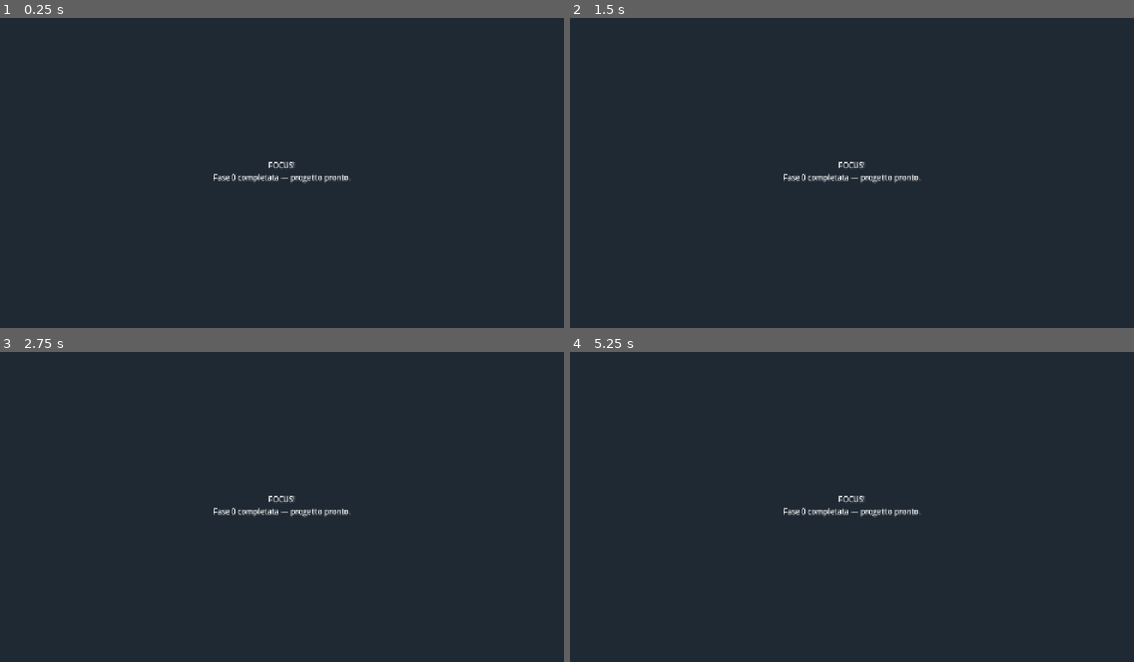
Above: before the commit, frames 1-4 (two rows, left to right).
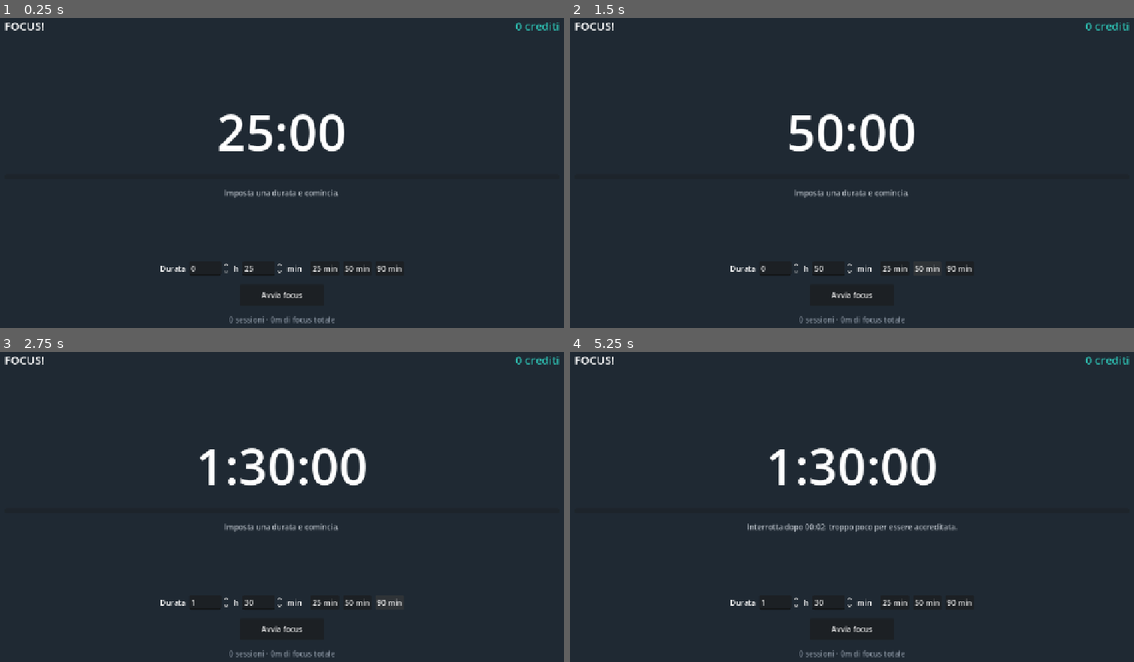
Above: after the commit, the same moments.

Repository: GabrieleFiorucci03/FOCUS-
Game: Godot game, scene res://scenes/main/Main.tscn
Same seed, same stepped clock (60 frames per second), same inputs: the game is played once before the commit and once after it.
Inputs (mouse positions are in pixels of both pictures, inside the frame that each line leads up to):
- Up to frame 1 (0.25 s): no input
- Up to frame 2 (1.5 s): click (897, 269) at 0.5 s, where only the run after the commit has a clickable "25 min"; click (925, 269) at 1.25 s, where only the run after the commit has a clickable "50 min"
- Up to frame 3 (2.75 s): click (389, 603) at 2 s, where only the run after the commit has a clickable "90 min"
- Up to frame 4 (5.25 s): click (852, 627) at 2.75 s, where only the run after the commit has a clickable "Avvia focus"; click (812, 627) at 3.5 s, where only the run after the commit has a clickable "Pausa"; click (812, 627) at 4.25 s, where only the run after the commit has a clickable "Riprendi"; click (891, 627) at 5 s, where only the run after the commit has a clickable "Termina"

The runs differ from the first frame. In frame 1, 2.7% of the frame differs, in the area x 0-100%, y 1-99%; in frame 2, 2.8%; in frame 3, 3.0%; in frame 4, 3.2%.

Commit message:
Fase 1: timer, crediti e salvataggio
Core loop completo, l'app e gia usabile senza il 3D.

- Config: autoload che legge data/economy.json, con default di sicurezza
- SaveManager: JSON in user://, innesto sui default in caricamento cosi un
  salvataggio vecchio sopravvive all'aggiunta di chiavi nuove
- FocusTimer: countdown su orologio monotono (Time.get_ticks_msec) invece
  che sui delta di frame, per non falsare la misura su sessioni lunghe
- FocusScreen: durata libera + preset, pausa/riprendi, barra di avanzamento,
  crediti e statistiche a schermo
- I crediti frazionari non si perdono: il resto passa alla sessione dopo

Co-Authored-By: Claude Opus 5 <noreply@anthropic.com>

Diff:
--- /dev/null
+++ b/data/economy.json
@@ -0,0 +1,15 @@
+{
+	"_commento": "Tutti i numeri dell'economia. Modifica qui e riavvia l'app: non serve toccare il codice.",
+
+	"credits_per_hour": 10.0,
+	"credits_on_early_stop": true,
+	"min_session_seconds": 60,
+
+	"_commento_prezzi": "Prezzi provvisori per categoria (Fase 4 li collegherà ai singoli ID del catalogo).",
+	"prices": {
+		"NAT_TREE": 2,
+		"ROAD": 3,
+		"RES_LOW": 8,
+		"RES_MID": 25
+	}
+}
--- a/project.godot
+++ b/project.godot
@@ -11,6 +11,11 @@
 config/features=PackedStringArray("4.7", "Forward Plus")
 config/icon="res://icon.svg"
 
+[autoload]
+
+Config="*res://scripts/autoload/config.gd"
+SaveManager="*res://scripts/autoload/save_manager.gd"
+
 [display]
 
 window/size/viewport_width=1280
--- /dev/null
+++ b/scenes/focus/FocusScreen.tscn
@@ -0,0 +1,159 @@
+[gd_scene load_steps=3 format=3]
+
+[ext_resource type="Script" path="res://scripts/focus/focus_screen.gd" id="1_screen"]
+[ext_resource type="Script" path="res://scripts/focus/focus_timer.gd" id="2_timer"]
+
+[node name="FocusScreen" type="Control"]
+layout_mode = 3
+anchors_preset = 15
+anchor_right = 1.0
+anchor_bottom = 1.0
+grow_horizontal = 2
+grow_vertical = 2
+script = ExtResource("1_screen")
+
+[node name="FocusTimer" type="Node" parent="."]
+script = ExtResource("2_timer")
+
+[node name="Sfondo" type="ColorRect" parent="."]
+layout_mode = 1
+anchors_preset = 15
+anchor_right = 1.0
+anchor_bottom = 1.0
+grow_horizontal = 2
+grow_vertical = 2
+color = Color(0.121569, 0.160784, 0.2, 1)
+
+[node name="Margini" type="MarginContainer" parent="."]
+layout_mode = 1
+anchors_preset = 15
+anchor_right = 1.0
+anchor_bottom = 1.0
+grow_horizontal = 2
+grow_vertical = 2
+theme_override_constants/margin_left = 48
+theme_override_constants/margin_top = 32
+theme_override_constants/margin_right = 48
+theme_override_constants/margin_bottom = 32
+
+[node name="Colonna" type="VBoxContainer" parent="Margini"]
+layout_mode = 2
+theme_override_constants/separation = 18
+
+[node name="BarraSuperiore" type="HBoxContainer" parent="Margini/Colonna"]
+layout_mode = 2
+
+[node name="Titolo" type="Label" parent="Margini/Colonna/BarraSuperiore"]
+layout_mode = 2
+size_flags_horizontal = 3
+theme_override_font_sizes/font_size = 24
+text = "FOCUS!"
+vertical_alignment = 1
+
+[node name="Crediti" type="Label" parent="Margini/Colonna/BarraSuperiore"]
+unique_name_in_owner = true
+layout_mode = 2
+theme_override_colors/font_color = Color(0.180392, 0.768627, 0.713726, 1)
+theme_override_font_sizes/font_size = 24
+text = "0 crediti"
+vertical_alignment = 1
+
+[node name="SpazioAlto" type="Control" parent="Margini/Colonna"]
+layout_mode = 2
+size_flags_vertical = 3
+
+[node name="Tempo" type="Label" parent="Margini/Colonna"]
+unique_name_in_owner = true
+layout_mode = 2
+theme_override_font_sizes/font_size = 108
+text = "25:00"
+horizontal_alignment = 1
+
+[node name="Progresso" type="ProgressBar" parent="Margini/Colonna"]
+unique_name_in_owner = true
+custom_minimum_size = Vector2(0, 10)
+layout_mode = 2
+value = 0.0
+show_percentage = false
+
+[node name="Stato" type="Label" parent="Margini/Colonna"]
+unique_name_in_owner = true
+layout_mode = 2
+theme_override_colors/font_color = Color(0.701961, 0.729412, 0.760784, 1)
+text = "Imposta una durata e comincia."
+horizontal_alignment = 1
+autowrap_mode = 3
+
+[node name="SpazioBasso" type="Control" parent="Margini/Colonna"]
+layout_mode = 2
+size_flags_vertical = 3
+
+[node name="RigaDurata" type="HBoxContainer" parent="Margini/Colonna"]
+unique_name_in_owner = true
+layout_mode = 2
+theme_override_constants/separation = 8
+alignment = 1
+
+[node name="EtichettaDurata" type="Label" parent="Margini/Colonna/RigaDurata"]
+layout_mode = 2
+text = "Durata"
+vertical_alignment = 1
+
+[node name="Ore" type="SpinBox" parent="Margini/Colonna/RigaDurata"]
+unique_name_in_owner = true
+layout_mode = 2
+max_value = 12.0
+
+[node name="EtichettaOre" type="Label" parent="Margini/Colonna/RigaDurata"]
+layout_mode = 2
+text = "h"
+vertical_alignment = 1
+
+[node name="Minuti" type="SpinBox" parent="Margini/Colonna/RigaDurata"]
+unique_name_in_owner = true
+layout_mode = 2
+max_value = 59.0
+value = 25.0
+
+[node name="EtichettaMinuti" type="Label" parent="Margini/Colonna/RigaDurata"]
+layout_mode = 2
+text = "min"
+vertical_alignment = 1
+
+[node name="Separatore" type="VSeparator" parent="Margini/Colonna/RigaDurata"]
+layout_mode = 2
+
+[node name="Preset" type="HBoxContainer" parent="Margini/Colonna/RigaDurata"]
+unique_name_in_owner = true
+layout_mode = 2
+theme_override_constants/separation = 8
+
+[node name="Comandi" type="HBoxContainer" parent="Margini/Colonna"]
+layout_mode = 2
+theme_override_constants/separation = 12
+alignment = 1
+
+[node name="Avvia" type="Button" parent="Margini/Colonna/Comandi"]
+unique_name_in_owner = true
+custom_minimum_size = Vector2(180, 46)
+layout_mode = 2
+text = "Avvia focus"
+
+[node name="Pausa" type="Button" parent="Margini/Colonna/Comandi"]
+unique_name_in_owner = true
+custom_minimum_size = Vector2(150, 46)
+layout_mode = 2
+text = "Pausa"
+
+[node name="Annulla" type="Button" parent="Margini/Colonna/Comandi"]
+unique_name_in_owner = true
+custom_minimum_size = Vector2(150, 46)
+layout_mode = 2
+text = "Termina"
+
+[node name="Statistiche" type="Label" parent="Margini/Colonna"]
+unique_name_in_owner = true
+layout_mode = 2
+theme_override_colors/font_color = Color(0.545098, 0.588235, 0.639216, 1)
+text = "0 sessioni · 0m di focus totale"
+horizontal_alignment = 1
--- a/scenes/main/Main.tscn
+++ b/scenes/main/Main.tscn
@@ -1,28 +1,14 @@
-[gd_scene format=3]
+[gd_scene load_steps=2 format=3]
+
+[ext_resource type="PackedScene" path="res://scenes/focus/FocusScreen.tscn" id="1_focus"]
 
 [node name="Main" type="Control"]
+layout_mode = 3
 anchors_preset = 15
 anchor_right = 1.0
 anchor_bottom = 1.0
 grow_horizontal = 2
 grow_vertical = 2
 
-[node name="Background" type="ColorRect" parent="."]
-anchors_preset = 15
-anchor_right = 1.0
-anchor_bottom = 1.0
-grow_horizontal = 2
-grow_vertical = 2
-color = Color(0.121569, 0.160784, 0.2, 1)
-
-[node name="Center" type="CenterContainer" parent="."]
-anchors_preset = 15
-anchor_right = 1.0
-anchor_bottom = 1.0
-grow_horizontal = 2
-grow_vertical = 2
-
-[node name="Titolo" type="Label" parent="Center"]
-text = "FOCUS!
-Fase 0 completata — progetto pronto."
-horizontal_alignment = 1
+[node name="FocusScreen" parent="." instance=ExtResource("1_focus")]
+layout_mode = 1
--- /dev/null
+++ b/scripts/autoload/config.gd
@@ -0,0 +1,64 @@
+extends Node
+## Valori dell'economia in un unico posto.
+##
+## I numeri vivono in res://data/economy.json così si ritoccano senza toccare il
+## codice. Se il file manca o è rotto si usano i DEFAULTS e si segnala l'errore.
+
+const CONFIG_PATH := "res://data/economy.json"
+
+## Rete di sicurezza: usati solo se economy.json non è leggibile.
+const DEFAULTS := {
+	"credits_per_hour": 10.0,
+	"credits_on_early_stop": true,
+	"min_session_seconds": 60,
+	"prices": {
+		"NAT_TREE": 2,
+		"ROAD": 3,
+		"RES_LOW": 8,
+		"RES_MID": 25,
+	},
+}
+
+## Crediti guadagnati per un'ora piena di focus.
+var credits_per_hour: float = float(DEFAULTS["credits_per_hour"])
+
+## Se true una sessione interrotta a mano accredita comunque il tempo svolto.
+var credits_on_early_stop: bool = bool(DEFAULTS["credits_on_early_stop"])
+
+## Sotto questa soglia un'interruzione manuale non accredita nulla.
+var min_session_seconds: int = int(DEFAULTS["min_session_seconds"])
+
+## Prezzi provvisori per prefisso di categoria. La Fase 4 li collegherà ai
+## singoli ID di assets/models/generated/catalog.json.
+var prices: Dictionary = (DEFAULTS["prices"] as Dictionary).duplicate()
+
+
+func _ready() -> void:
+	reload()
+
+
+func reload() -> void:
+	var values: Dictionary = DEFAULTS.duplicate(true)
+	var from_disk := _read_json()
+	for key in from_disk:
+		values[key] = from_disk[key]
+	credits_per_hour = float(values["credits_per_hour"])
+	credits_on_early_stop = bool(values["credits_on_early_stop"])
+	min_session_seconds = int(values["min_session_seconds"])
+	prices = values["prices"]
+
+
+## Crediti (con decimali) maturati da un tempo di focus espresso in secondi.
+func credits_for_seconds(seconds: float) -> float:
+	return seconds / 3600.0 * credits_per_hour
+
+
+func _read_json() -> Dictionary:
+	if not FileAccess.file_exists(CONFIG_PATH):
+		push_warning("Config: %s non trovato, uso i valori di default." % CONFIG_PATH)
+		return {}
+	var parsed: Variant = JSON.parse_string(FileAccess.get_file_as_string(CONFIG_PATH))
+	if typeof(parsed) != TYPE_DICTIONARY:
+		push_error("Config: %s non è un oggetto JSON valido, uso i default." % CONFIG_PATH)
+		return {}
+	return parsed
--- /dev/null
+++ b/scripts/autoload/save_manager.gd
@@ -0,0 +1,121 @@
+extends Node
+## Unica fonte di verità per crediti, statistiche e mondo. Persiste in JSON.
+##
+## Il file sta in user:// (su Windows in %APPDATA%\Godot\app_userdata\FOCUS!).
+## Il mondo non viene salvato per intero: si tiene il seed per rigenerare il
+## terreno e solo le celle costruite. Vector2i non esiste in JSON, quindi le
+## coordinate viaggiano come array [x, y].
+
+signal credits_changed(credits: int)
+signal stats_changed()
+signal game_loaded()
+
+const SAVE_PATH := "user://focus_save.json"
+const SAVE_VERSION := 1
+const DEFAULT_WORLD_SIZE := 32
+
+var data: Dictionary = {}
+
+var credits: int:
+	get:
+		return int(data.get("credits", 0))
+
+var total_focus_seconds: int:
+	get:
+		return int(data.get("total_focus_seconds", 0))
+
+var sessions_completed: int:
+	get:
+		return int(data.get("sessions_completed", 0))
+
+
+func _ready() -> void:
+	load_game()
+
+
+func _notification(what: int) -> void:
+	if what == NOTIFICATION_WM_CLOSE_REQUEST:
+		save_game()
+
+
+## Salvataggio vuoto, usato al primo avvio e come base su cui innestare il file.
+static func new_save() -> Dictionary:
+	return {
+		"version": SAVE_VERSION,
+		"credits": 0,
+		"credit_remainder": 0.0,
+		"total_focus_seconds": 0,
+		"sessions_completed": 0,
+		"world": {
+			"seed": randi(),
+			"size": [DEFAULT_WORLD_SIZE, DEFAULT_WORLD_SIZE],
+			"tiles": [],
+		},
+	}
+
+
+func load_game() -> void:
+	data = new_save()
+	if FileAccess.file_exists(SAVE_PATH):
+		var parsed: Variant = JSON.parse_string(FileAccess.get_file_as_string(SAVE_PATH))
+		if typeof(parsed) == TYPE_DICTIONARY:
+			# Innesto sui default: un salvataggio vecchio a cui manca una chiave
+			# nuova continua a caricarsi invece di rompersi.
+			for key in (parsed as Dictionary):
+				data[key] = (parsed as Dictionary)[key]
+		else:
+			push_error("SaveManager: salvataggio illeggibile, riparto da zero.")
+	game_loaded.emit()
+	credits_changed.emit(credits)
+	stats_changed.emit()
+
+
+func save_game() -> void:
+	var file := FileAccess.open(SAVE_PATH, FileAccess.WRITE)
+	if file == null:
+		push_error("SaveManager: impossibile scrivere %s (%s)" % [
+			SAVE_PATH, error_string(FileAccess.get_open_error())
+		])
+		return
+	file.store_string(JSON.stringify(data, "\t"))
+	file.close()
+
+
+func add_credits(amount: int) -> void:
+	if amount == 0:
+		return
+	data["credits"] = maxi(0, credits + amount)
+	credits_changed.emit(credits)
+
+
+func can_afford(cost: int) -> bool:
+	return credits >= cost
+
+
+## Scala il costo solo se il saldo basta. Restituisce true se l'acquisto è andato.
+func try_spend(cost: int) -> bool:
+	if not can_afford(cost):
+		return false
+	add_credits(-cost)
+	save_game()
+	return true
+
+
+## Registra una sessione di focus e restituisce i crediti accreditati.
+##
+## I decimali non si buttano via: il resto sotto l'unità resta da parte e si
+## somma alla sessione successiva, così venti sessioni da tre minuti valgono
+## quanto un'ora piena.
+func register_focus_session(seconds: float) -> int:
+	if seconds <= 0.0:
+		return 0
+	var earned := Config.credits_for_seconds(seconds) + float(data.get("credit_remainder", 0.0))
+	var whole := int(floor(earned))
+	data["credit_remainder"] = earned - float(whole)
+	data["total_focus_seconds"] = total_focus_seconds + int(round(seconds))
+	data["sessions_completed"] = sessions_completed + 1
+	if whole > 0:
+		add_credits(whole)
+	stats_changed.emit()
+	save_game()
+	return whole
--- /dev/null
+++ b/scripts/focus/focus_screen.gd
@@ -0,0 +1,183 @@
+extends Control
+## Schermata di focus: imposti una durata, lavori, e il tempo diventa crediti.
+
+## Durate rapide offerte come pulsanti, in minuti.
+const PRESET_MINUTES: Array[int] = [25, 50, 90]
+
+@onready var _timer: FocusTimer = $FocusTimer
+@onready var _crediti: Label = %Crediti
+@onready var _tempo: Label = %Tempo
+@onready var _progresso: ProgressBar = %Progresso
+@onready var _stato: Label = %Stato
+@onready var _riga_durata: HBoxContainer = %RigaDurata
+@onready var _ore: SpinBox = %Ore
+@onready var _minuti: SpinBox = %Minuti
+@onready var _preset: HBoxContainer = %Preset
+@onready var _avvia: Button = %Avvia
+@onready var _pausa: Button = %Pausa
+@onready var _annulla: Button = %Annulla
+@onready var _statistiche: Label = %Statistiche
+
+
+func _ready() -> void:
+	_costruisci_preset()
+
+	_ore.value_changed.connect(_on_durata_cambiata)
+	_minuti.value_changed.connect(_on_durata_cambiata)
+	_avvia.pressed.connect(_on_avvia_premuto)
+	_pausa.pressed.connect(_on_pausa_premuto)
+	_annulla.pressed.connect(_on_annulla_premuto)
+
+	_timer.tick.connect(_on_tick)
+	_timer.finished.connect(_on_finita)
+	_timer.state_changed.connect(_on_stato_timer_cambiato)
+
+	SaveManager.credits_changed.connect(_on_crediti_cambiati)
+	SaveManager.stats_changed.connect(_aggiorna_statistiche)
+
+	_on_crediti_cambiati(SaveManager.credits)
+	_aggiorna_statistiche()
+	_aggiorna_comandi()
+	_mostra_tempo(_durata_impostata(), 0.0)
+	_stato.text = "Imposta una durata e comincia."
+
+
+# --- Interazione ------------------------------------------------------------
+
+func _on_avvia_premuto() -> void:
+	if _timer.state == FocusTimer.State.PAUSED:
+		_timer.resume()
+		return
+	var durata := _durata_impostata()
+	if durata <= 0.0:
+		_stato.text = "Imposta almeno un minuto."
+		return
+	_timer.start(durata)
+	_stato.text = "Focus in corso. Buon lavoro."
+
+
+func _on_pausa_premuto() -> void:
+	if _timer.state == FocusTimer.State.RUNNING:
+		_timer.pause()
+		_stato.text = "In pausa. Il tempo non scorre."
+	elif _timer.state == FocusTimer.State.PAUSED:
+		_timer.resume()
+		_stato.text = "Focus in corso."
+
+
+func _on_annulla_premuto() -> void:
+	var svolti := _timer.stop()
+	_registra_sessione(svolti, false)
+	_mostra_tempo(_durata_impostata(), 0.0)
+
+
+func _on_durata_cambiata(_valore: float) -> void:
+	if not _timer.is_active():
+		_mostra_tempo(_durata_impostata(), 0.0)
+
+
+func _on_tick(remaining: float, elapsed: float) -> void:
+	_mostra_tempo(remaining, elapsed)
+
+
+func _on_finita(elapsed: float) -> void:
+	_registra_sessione(elapsed, true)
+	_mostra_tempo(_durata_impostata(), 0.0)
+
+
+func _on_stato_timer_cambiato(_nuovo_stato: int) -> void:
+	_aggiorna_comandi()
+
+
+func _on_crediti_cambiati(crediti: int) -> void:
+	_crediti.text = "%d crediti" % crediti
+
+
+# --- Logica -----------------------------------------------------------------
+
+## Chiude una sessione: accredita il tempo svolto e racconta l'esito.
+##
+## Una sessione portata a termine paga sempre. Una interrotta a mano paga solo
+## se Config lo permette e se è durata abbastanza (vedi economy.json).
+func _registra_sessione(secondi: float, completata: bool) -> void:
+	if secondi <= 0.0:
+		_stato.text = "Sessione annullata."
+		return
+
+	var paga := completata
+	if not completata:
+		paga = Config.credits_on_early_stop and secondi >= float(Config.min_session_seconds)
+
+	if not paga:
+		_stato.text = "Interrotta dopo %s: troppo poco per essere accreditata." % _formatta(secondi)
+		return
+
+	var guadagnati := SaveManager.register_focus_session(secondi)
+	var durata_testo := _formatta(secondi)
+	if completata:
+		_stato.text = "Sessione completata: %s di focus, +%d crediti." % [durata_testo, guadagnati]
+	else:
+		_stato.text = "Interrotta a %s: +%d crediti per il tempo svolto." % [durata_testo, guadagnati]
+
+
+func _durata_impostata() -> float:
+	return _ore.value * 3600.0 + _minuti.value * 60.0
+
+
+func _mostra_tempo(remaining: float, elapsed: float) -> void:
+	_tempo.text = _formatta(remaining)
+	var totale := elapsed + remaining
+	_progresso.value = (elapsed / totale) * 100.0 if totale > 0.0 else 0.0
+
+
+func _aggiorna_comandi() -> void:
+	var attivo := _timer.is_active()
+	var in_pausa := _timer.state == FocusTimer.State.PAUSED
+
+	_riga_durata.visible = not attivo
+	_avvia.visible = not attivo
+	_pausa.visible = attivo
+	_annulla.visible = attivo
+	_pausa.text = "Riprendi" if in_pausa else "Pausa"
+
+
+func _aggiorna_statistiche() -> void:
+	_statistiche.text = "%d sessioni · %s di focus totale" % [
+		SaveManager.sessions_completed,
+		_formatta_lungo(SaveManager.total_focus_seconds),
+	]
+
+
+func _costruisci_preset() -> void:
+	for minuti in PRESET_MINUTES:
+		var pulsante := Button.new()
+		pulsante.text = "%d min" % minuti
+		pulsante.pressed.connect(_imposta_durata.bind(minuti))
+		_preset.add_child(pulsante)
+
+
+func _imposta_durata(minuti_totali: int) -> void:
+	_ore.value = minuti_totali / 60
+	_minuti.value = minuti_totali % 60
+
+
+# --- Formattazione ----------------------------------------------------------
+
+## Countdown grande: mm:ss, oppure h:mm:ss oltre l'ora.
+static func _formatta(secondi: float) -> String:
+	var totale := int(ceil(maxf(0.0, secondi)))
+	var h := totale / 3600
+	var m := (totale % 3600) / 60
+	var s := totale % 60
+	if h > 0:
+		return "%d:%02d:%02d" % [h, m, s]
+	return "%02d:%02d" % [m, s]
+
+
+## Statistiche: "12h 34m", oppure "34m" sotto l'ora.
+static func _formatta_lungo(secondi: int) -> String:
+	var h := secondi / 3600
+	var m := (secondi % 3600) / 60
+	if h > 0:
+		return "%dh %02dm" % [h, m]
+	return "%dm" % m
--- /dev/null
+++ b/scripts/focus/focus_timer.gd
@@ -0,0 +1,98 @@
+class_name FocusTimer
+extends Node
+## Countdown a durata libera basato sull'orologio monotono, non sui frame.
+##
+## Contare i delta di _process accumula errore e si ferma se la finestra viene
+## sospesa: per un'app che misura ore di concentrazione non va bene. Qui il
+## tempo si legge da Time.get_ticks_msec(), i frame servono solo a aggiornare
+## la UI.
+
+signal tick(remaining: float, elapsed: float)
+signal finished(elapsed: float)
+signal state_changed(new_state: int)
+
+enum State { IDLE, RUNNING, PAUSED }
+
+var state: State = State.IDLE
+var duration: float = 0.0
+
+## Secondi dei tratti già chiusi (prima di ogni pausa).
+var _closed_elapsed: float = 0.0
+## Istante di inizio del tratto in corso, orologio monotono.
+var _segment_start_ms: int = 0
+
+
+func _ready() -> void:
+	set_process(false)
+
+
+func start(seconds: float) -> void:
+	duration = maxf(0.0, seconds)
+	_closed_elapsed = 0.0
+	_segment_start_ms = Time.get_ticks_msec()
+	_set_state(State.RUNNING)
+	set_process(true)
+	_emit_tick()
+
+
+func pause() -> void:
+	if state != State.RUNNING:
+		return
+	_closed_elapsed = elapsed()
+	set_process(false)
+	_set_state(State.PAUSED)
+
+
+func resume() -> void:
+	if state != State.PAUSED:
+		return
+	_segment_start_ms = Time.get_ticks_msec()
+	set_process(true)
+	_set_state(State.RUNNING)
+
+
+## Ferma il countdown e restituisce i secondi di focus accumulati.
+func stop() -> float:
+	var total := elapsed()
+	_closed_elapsed = 0.0
+	duration = 0.0
+	set_process(false)
+	_set_state(State.IDLE)
+	return total
+
+
+func elapsed() -> float:
+	if state == State.RUNNING:
+		return _closed_elapsed + float(Time.get_ticks_msec() - _segment_start_ms) / 1000.0
+	return _closed_elapsed
+
+
+func remaining() -> float:
+	return maxf(0.0, duration - elapsed())
+
+
+func is_active() -> bool:
+	return state != State.IDLE
+
+
+func _process(_delta: float) -> void:
+	if elapsed() >= duration:
+		var total := duration
+		_closed_elapsed = total
+		set_process(false)
+		_set_state(State.IDLE)
+		tick.emit(0.0, total)
+		finished.emit(total)
+		return
+	_emit_tick()
+
+
+func _emit_tick() -> void:
+	tick.emit(remaining(), elapsed())
+
+
+func _set_state(new_state: State) -> void:
+	if state == new_state:
+		return
+	state = new_state
+	state_changed.emit(int(state))
Not shown, added: scripts/autoload/config.gd.uid
Not shown, added: scripts/autoload/save_manager.gd.uid
Not shown, added: scripts/focus/focus_screen.gd.uid
Not shown, added: scripts/focus/focus_timer.gd.uid
Not shown, changed: PIANO.md
Not shown, removed: data/.gitkeep
Not shown, removed: scenes/focus/.gitkeep
Not shown, removed: scripts/autoload/.gitkeep
Not shown, removed: scripts/focus/.gitkeep
